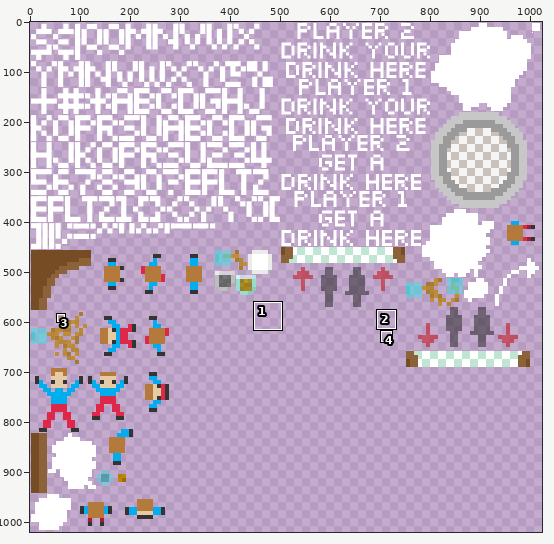
A sprite sheet gets an edit: Assets/Resources/Atlases/MainSheet-sixPack.png. Above, an overview of the earlier version with the close-up marked.
Close-up. Old version:
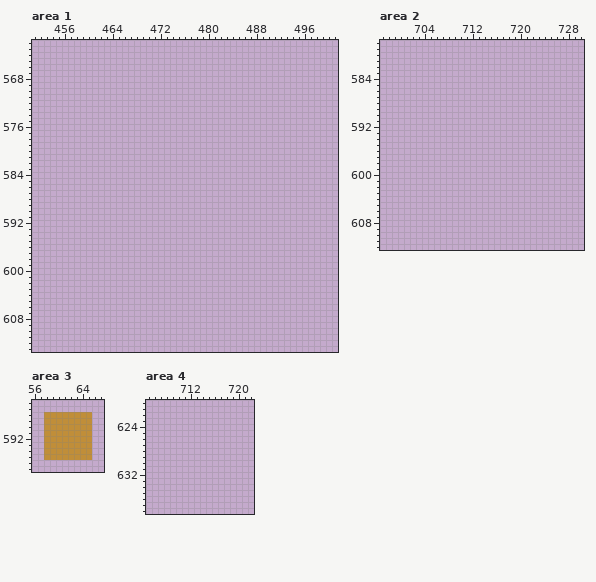
The file is 1024x1024 pixels. Pixels under 10% opacity are left out. Colours within 5 levels of each other are drawn and written as one. Shown: area 1: x 451..501, y 562..613; area 2: x 697..730, y 578..612; area 3: x 56..67, y 586..597; area 4: x 705..722, y 620..638. The wide view leaves out empty margins. The commit also changed other parts of the picture, which this record leaves out.
And afterwards:
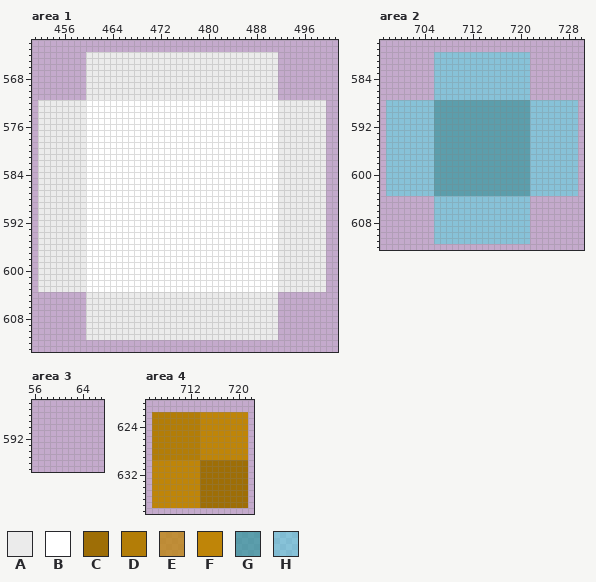
Palette (. is transparent): A #ebebeb  B #ffffff  C #9e6e06  D #b37d07  E #bf8508bf  F #bf8508  G #34999fb8  H #4adae380
Difference:
Changed rows in their new state; - is an unchanged pixel.
Area 1:
first column x 452:
564 --------AAAAAAAAAAAAAAAAAAAAAAAAAAAAAAAA--------
565 --------AAAAAAAAAAAAAAAAAAAAAAAAAAAAAAAA--------
566 --------AAAAAAAAAAAAAAAAAAAAAAAAAAAAAAAA--------
567 --------AAAAAAAAAAAAAAAAAAAAAAAAAAAAAAAA--------
568 --------AAAAAAAAAAAAAAAAAAAAAAAAAAAAAAAA--------
569 --------AAAAAAAAAAAAAAAAAAAAAAAAAAAAAAAA--------
570 --------AAAAAAAAAAAAAAAAAAAAAAAAAAAAAAAA--------
571 --------AAAAAAAAAAAAAAAAAAAAAAAAAAAAAAAA--------
572 AAAAAAAABBBBBBBBBBBBBBBBBBBBBBBBBBBBBBBBAAAAAAAA
573 AAAAAAAABBBBBBBBBBBBBBBBBBBBBBBBBBBBBBBBAAAAAAAA
574 AAAAAAAABBBBBBBBBBBBBBBBBBBBBBBBBBBBBBBBAAAAAAAA
575 AAAAAAAABBBBBBBBBBBBBBBBBBBBBBBBBBBBBBBBAAAAAAAA
576 AAAAAAAABBBBBBBBBBBBBBBBBBBBBBBBBBBBBBBBAAAAAAAA
577 AAAAAAAABBBBBBBBBBBBBBBBBBBBBBBBBBBBBBBBAAAAAAAA
578 AAAAAAAABBBBBBBBBBBBBBBBBBBBBBBBBBBBBBBBAAAAAAAA
579 AAAAAAAABBBBBBBBBBBBBBBBBBBBBBBBBBBBBBBBAAAAAAAA
580 AAAAAAAABBBBBBBBBBBBBBBBBBBBBBBBBBBBBBBBAAAAAAAA
581 AAAAAAAABBBBBBBBBBBBBBBBBBBBBBBBBBBBBBBBAAAAAAAA
582 AAAAAAAABBBBBBBBBBBBBBBBBBBBBBBBBBBBBBBBAAAAAAAA
583 AAAAAAAABBBBBBBBBBBBBBBBBBBBBBBBBBBBBBBBAAAAAAAA
584 AAAAAAAABBBBBBBBBBBBBBBBBBBBBBBBBBBBBBBBAAAAAAAA
585 AAAAAAAABBBBBBBBBBBBBBBBBBBBBBBBBBBBBBBBAAAAAAAA
586 AAAAAAAABBBBBBBBBBBBBBBBBBBBBBBBBBBBBBBBAAAAAAAA
587 AAAAAAAABBBBBBBBBBBBBBBBBBBBBBBBBBBBBBBBAAAAAAAA
588 AAAAAAAABBBBBBBBBBBBBBBBBBBBBBBBBBBBBBBBAAAAAAAA
589 AAAAAAAABBBBBBBBBBBBBBBBBBBBBBBBBBBBBBBBAAAAAAAA
590 AAAAAAAABBBBBBBBBBBBBBBBBBBBBBBBBBBBBBBBAAAAAAAA
591 AAAAAAAABBBBBBBBBBBBBBBBBBBBBBBBBBBBBBBBAAAAAAAA
592 AAAAAAAABBBBBBBBBBBBBBBBBBBBBBBBBBBBBBBBAAAAAAAA
593 AAAAAAAABBBBBBBBBBBBBBBBBBBBBBBBBBBBBBBBAAAAAAAA
594 AAAAAAAABBBBBBBBBBBBBBBBBBBBBBBBBBBBBBBBAAAAAAAA
595 AAAAAAAABBBBBBBBBBBBBBBBBBBBBBBBBBBBBBBBAAAAAAAA
596 AAAAAAAABBBBBBBBBBBBBBBBBBBBBBBBBBBBBBBBAAAAAAAA
597 AAAAAAAABBBBBBBBBBBBBBBBBBBBBBBBBBBBBBBBAAAAAAAA
598 AAAAAAAABBBBBBBBBBBBBBBBBBBBBBBBBBBBBBBBAAAAAAAA
599 AAAAAAAABBBBBBBBBBBBBBBBBBBBBBBBBBBBBBBBAAAAAAAA
600 AAAAAAAABBBBBBBBBBBBBBBBBBBBBBBBBBBBBBBBAAAAAAAA
601 AAAAAAAABBBBBBBBBBBBBBBBBBBBBBBBBBBBBBBBAAAAAAAA
602 AAAAAAAABBBBBBBBBBBBBBBBBBBBBBBBBBBBBBBBAAAAAAAA
603 AAAAAAAABBBBBBBBBBBBBBBBBBBBBBBBBBBBBBBBAAAAAAAA
604 --------AAAAAAAAAAAAAAAAAAAAAAAAAAAAAAAA--------
605 --------AAAAAAAAAAAAAAAAAAAAAAAAAAAAAAAA--------
606 --------AAAAAAAAAAAAAAAAAAAAAAAAAAAAAAAA--------
607 --------AAAAAAAAAAAAAAAAAAAAAAAAAAAAAAAA--------
608 --------AAAAAAAAAAAAAAAAAAAAAAAAAAAAAAAA--------
609 --------AAAAAAAAAAAAAAAAAAAAAAAAAAAAAAAA--------
610 --------AAAAAAAAAAAAAAAAAAAAAAAAAAAAAAAA--------
611 --------AAAAAAAAAAAAAAAAAAAAAAAAAAAAAAAA--------
Area 2:
first column x 698:
580 --------HHHHHHHHHHHHHHHH--------
581 --------HHHHHHHHHHHHHHHH--------
582 --------HHHHHHHHHHHHHHHH--------
583 --------HHHHHHHHHHHHHHHH--------
584 --------HHHHHHHHHHHHHHHH--------
585 --------HHHHHHHHHHHHHHHH--------
586 --------HHHHHHHHHHHHHHHH--------
587 --------HHHHHHHHHHHHHHHH--------
588 HHHHHHHHGGGGGGGGGGGGGGGGHHHHHHHH
589 HHHHHHHHGGGGGGGGGGGGGGGGHHHHHHHH
590 HHHHHHHHGGGGGGGGGGGGGGGGHHHHHHHH
591 HHHHHHHHGGGGGGGGGGGGGGGGHHHHHHHH
592 HHHHHHHHGGGGGGGGGGGGGGGGHHHHHHHH
593 HHHHHHHHGGGGGGGGGGGGGGGGHHHHHHHH
594 HHHHHHHHGGGGGGGGGGGGGGGGHHHHHHHH
595 HHHHHHHHGGGGGGGGGGGGGGGGHHHHHHHH
596 HHHHHHHHGGGGGGGGGGGGGGGGHHHHHHHH
597 HHHHHHHHGGGGGGGGGGGGGGGGHHHHHHHH
598 HHHHHHHHGGGGGGGGGGGGGGGGHHHHHHHH
599 HHHHHHHHGGGGGGGGGGGGGGGGHHHHHHHH
600 HHHHHHHHGGGGGGGGGGGGGGGGHHHHHHHH
601 HHHHHHHHGGGGGGGGGGGGGGGGHHHHHHHH
602 HHHHHHHHGGGGGGGGGGGGGGGGHHHHHHHH
603 HHHHHHHHGGGGGGGGGGGGGGGGHHHHHHHH
604 --------HHHHHHHHHHHHHHHH--------
605 --------HHHHHHHHHHHHHHHH--------
606 --------HHHHHHHHHHHHHHHH--------
607 --------HHHHHHHHHHHHHHHH--------
608 --------HHHHHHHHHHHHHHHH--------
609 --------HHHHHHHHHHHHHHHH--------
610 --------HHHHHHHHHHHHHHHH--------
611 --------HHHHHHHHHHHHHHHH--------
Area 3:
first column x 58:
588 ........
589 ........
590 ........
591 ........
592 ........
593 ........
594 ........
595 ........
Area 4:
first column x 706:
622 DDDDDDDDFFFFFFFF
623 DDDDDDDDFFFFFFFF
624 DDDDDDDDFFFFFFFF
625 DDDDDDDDFFFFFFFF
626 DDDDDDDDFFFFFFFF
627 DDDDDDDDFFFFFFFF
628 DDDDDDDDFFFFFFFF
629 DDDDDDDDFFFFFFFF
630 FFFFFFFFCCCCCCCC
631 FFFFFFFFCCCCCCCC
632 FFFFFFFFCCCCCCCC
633 FFFFFFFFCCCCCCCC
634 FFFFFFFFCCCCCCCC
635 FFFFFFFFCCCCCCCC
636 FFFFFFFFCCCCCCCC
637 FFFFFFFFCCCCCCCC
